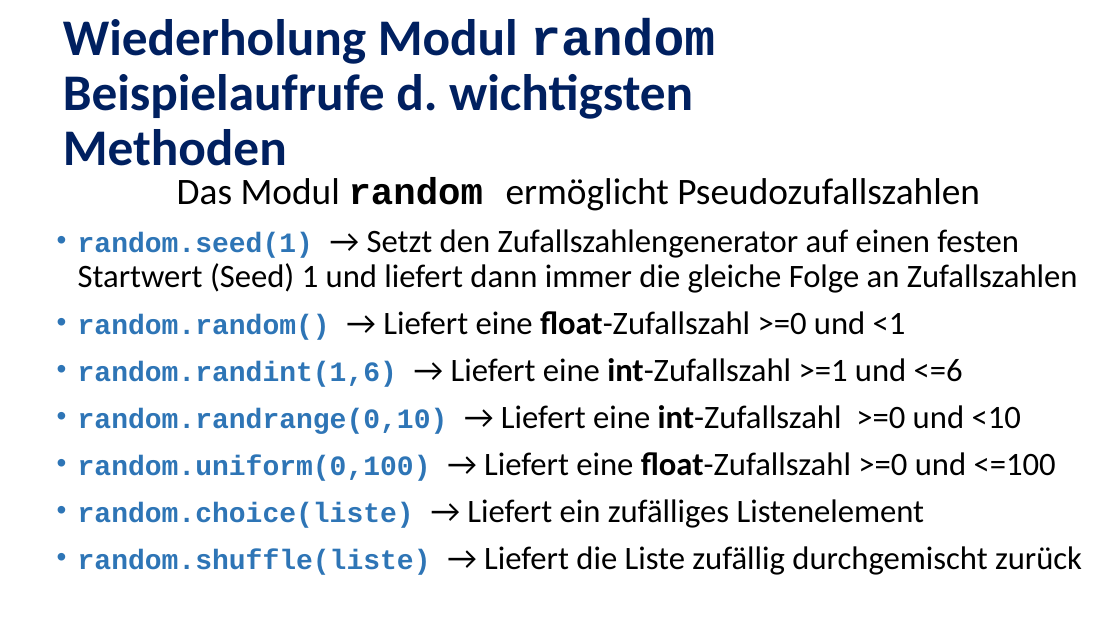
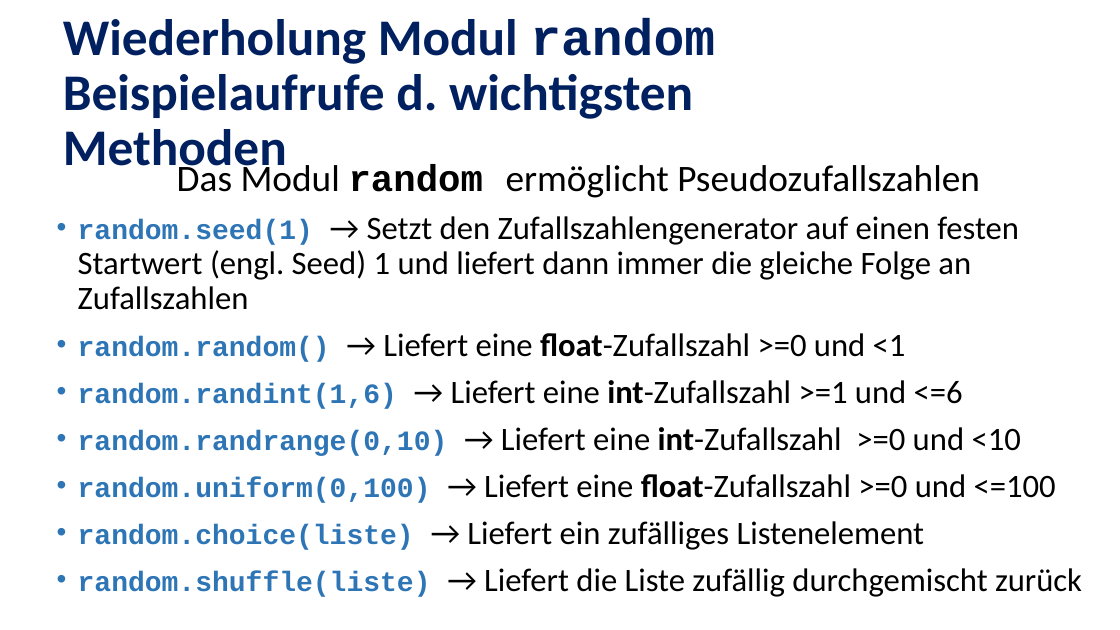
Before and after one commit to MickyRoth/Presentations, a slide deck: slide 4 of Wie programmiert man Monte Carlo.pptx. Drawn at 1120x630 pixels with LibreOffice and Linux fonts; fonts in the diff are those of the drawing; background and template pictures are left out. Boxes give left, top, right and bottom in pixels: in the first picture for what was removed or moved away, otherwise in the second. Text is boxed around its words. In the diff, an @@ line names an element or a change of style, - is before the commit and + after.

```diff
--- a/Wie programmiert man Monte Carlo.pptx
+++ b/Wie programmiert man Monte Carlo.pptx
@@ text "Das Modul random ermöglicht Pseudozufallszahlen": place and size @@
-text "Das Modul random ermöglicht Pseudozufallszahlen" at box(78, 177, 1082, 575)
+text "Das Modul random ermöglicht Pseudozufallszahlen" at box(78, 160, 1082, 597)
@@ text at box(78, 216, 1019, 310): text changed @@
-• random.seed(1) → Setzt den Zufallszahlengenerator auf einen festen Startwert (Seed) 1 und liefert dann immer die gleiche Folge an Zufallszahlen
+• random.seed(1) → Setzt den Zufallszahlengenerator auf einen festen Startwert (engl. Seed) 1 und liefert dann immer die gleiche Folge an Zufallszahlen
```
Also in this commit, not shown: 2 other slides changed.
